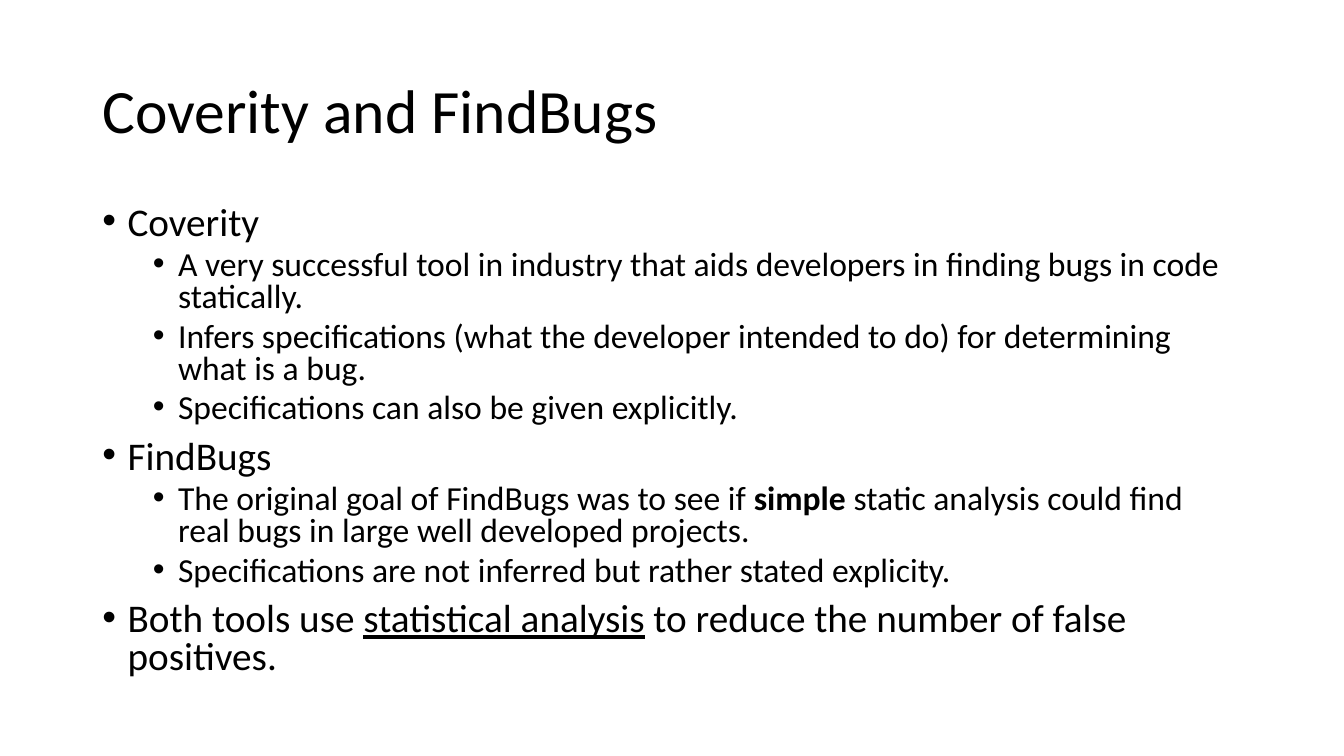
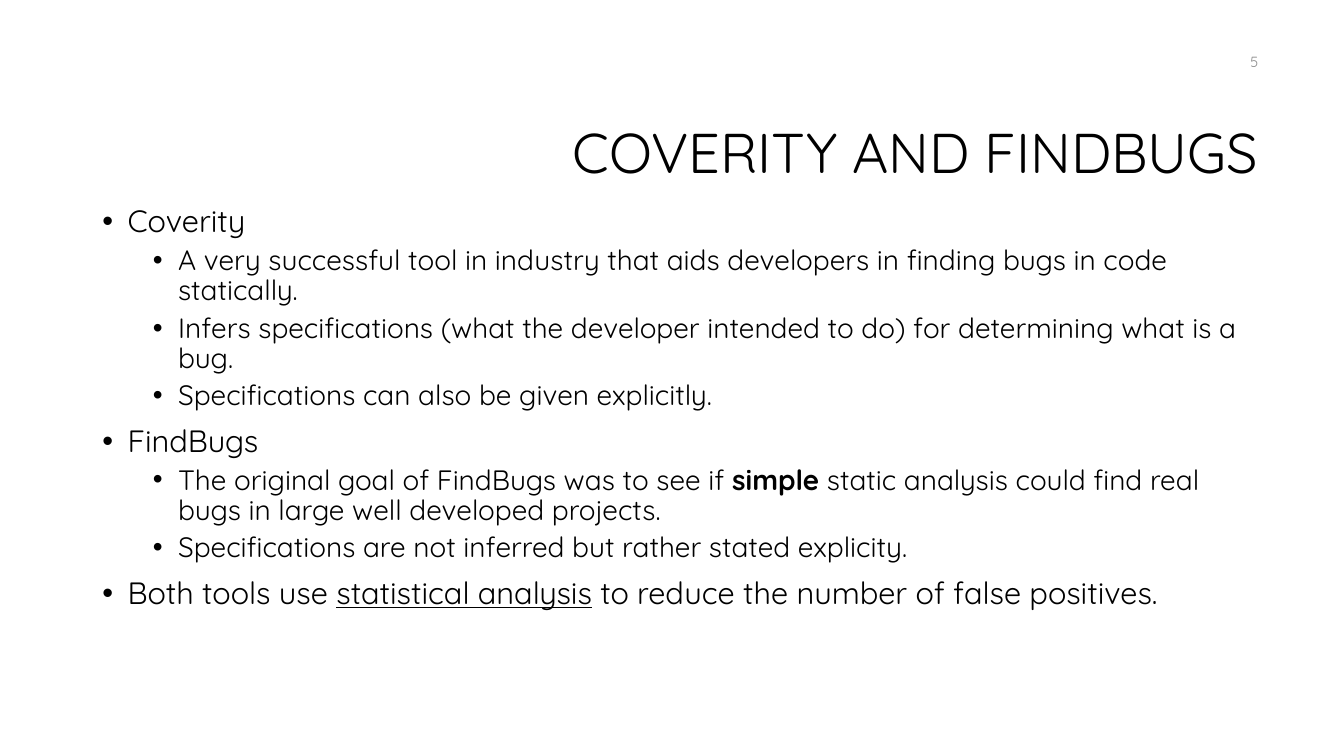
Before and after one commit to ross2jd/ECE654_Project, a slide deck: slide 5 of Presentation.pptx. Drawn at 1344x756 pixels with LibreOffice and Linux fonts; fonts in the diff are those of the drawing; background and template pictures are left out. Boxes give left, top, right and bottom in pixels: in the first picture for what was removed or moved away, otherwise in the second. Text is boxed around its words. In the diff, an @@ line names an element or a change of style, - is before the commit and + after.

```diff
--- a/Presentation.pptx
+++ b/Presentation.pptx
@@ page number added at (1250,57,1258,67), 10.5 pt, text #8C8C8C @@
+5
@@ title at (573,133,1258,174): text changed; size 44 to 40 pt; font Calibri to Quicksand @@
-Coverity and FindBugs
+COVERITY AND FINDBUGS
@@ text "Coverity" at (128,210,1236,610): size 28 to 22 pt in "Coverity", "FindBugs", "Both tools use statistical analysis to reduce ..."; font Calibri to Quicksand; size 24 to 20 pt in "A very successful tool in industry that ...", "Infers specifications (what the developer intended to ...", "Specifications can also be given explicitly.", "The original goal of FindBugs was to ..." and 1 more places; line spacing 0.8 to 0.9 @@
```
Also in this commit, not shown: 16 other slides changed, 2 slides added, 1 slide removed, 5 other files.
